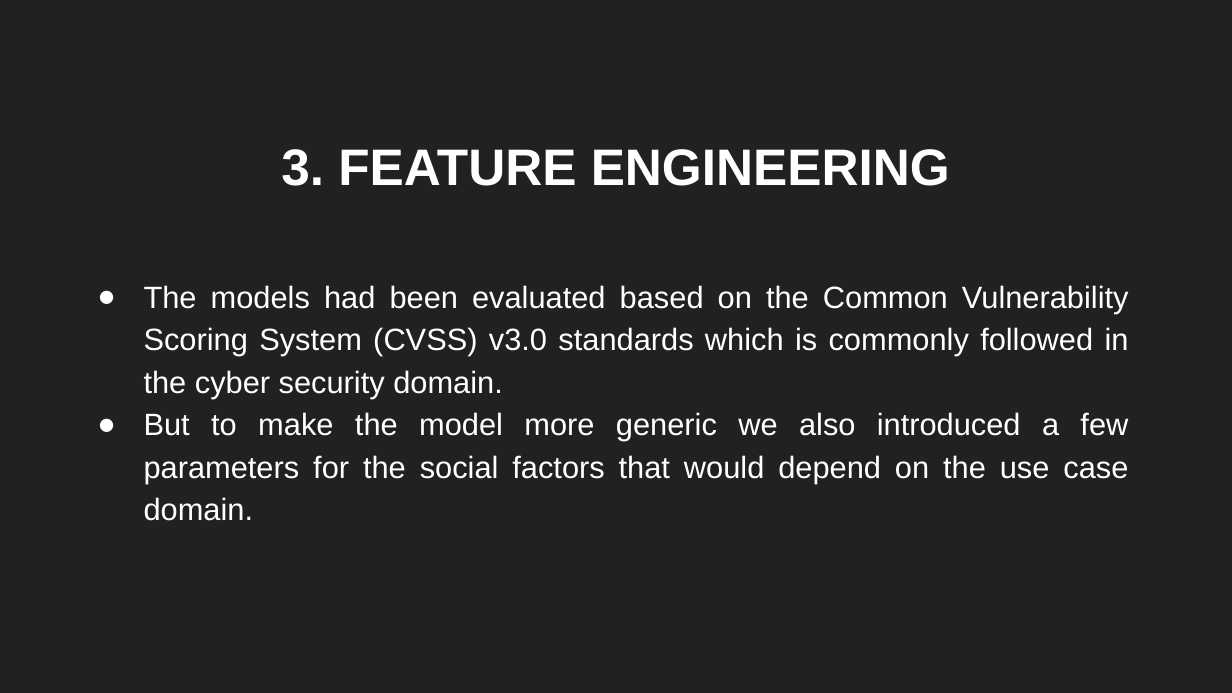
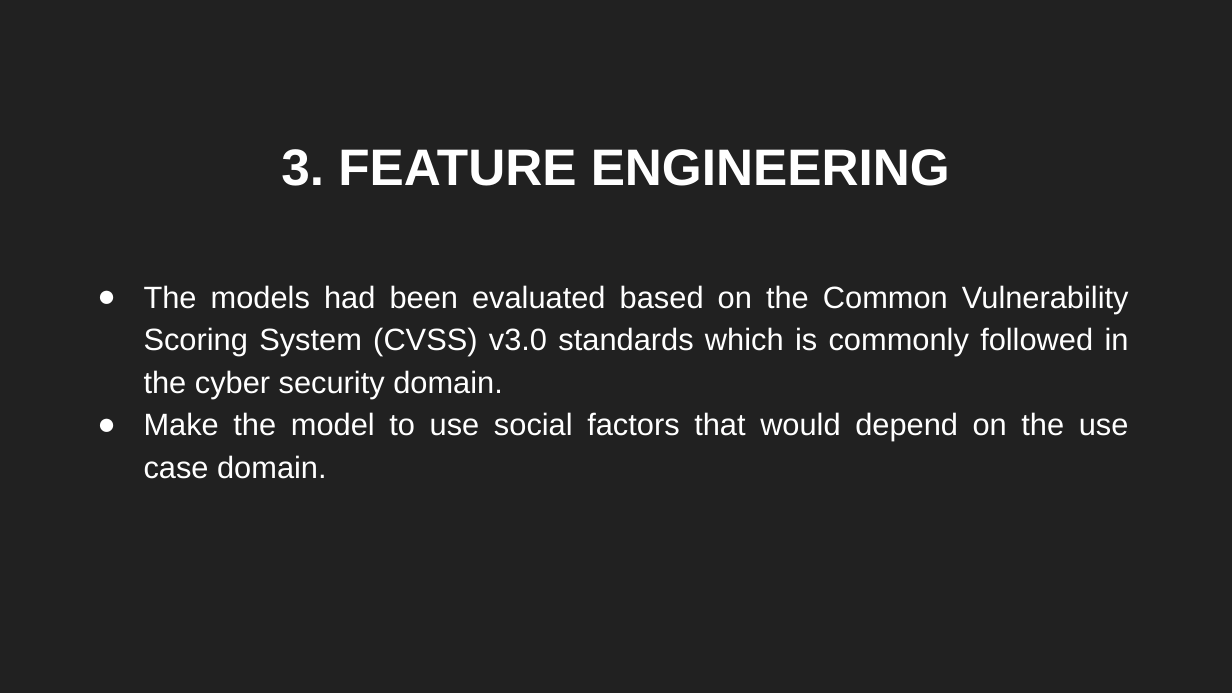
Before and after one commit to sbenstewart/cip-lab, a slide deck: slide 11 of presentation/presentation.pptx. Drawn at 1232x693 pixels with LibreOffice and Linux fonts; fonts in the diff are those of the drawing. Boxes give left, top, right and bottom in pixels: in the first picture for what was removed or moved away, otherwise in the second. Text is boxed around its words. In the diff, an @@ line names an element or a change of style, - is before the commit and + after.

```diff
--- a/presentation/presentation.pptx
+++ b/presentation/presentation.pptx
@@ subtitle at (144, 412, 1129, 479): text changed @@
-● But to make the model more generic we also introduced a few parameters for the social factors that would depend on the use case domain.
+● Make the model to use social factors that would depend on the use case domain.
```
Also in this commit, not shown: 1 other slide changed, 4 other files.
